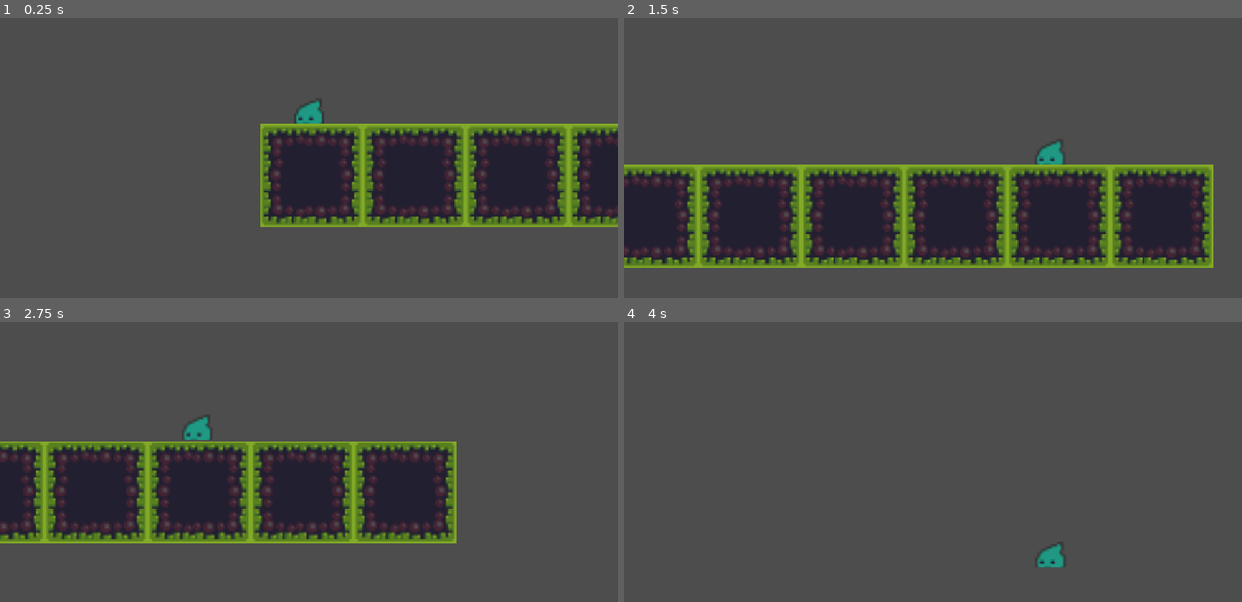
Above: before the commit, frames 1-4 (two rows, left to right).
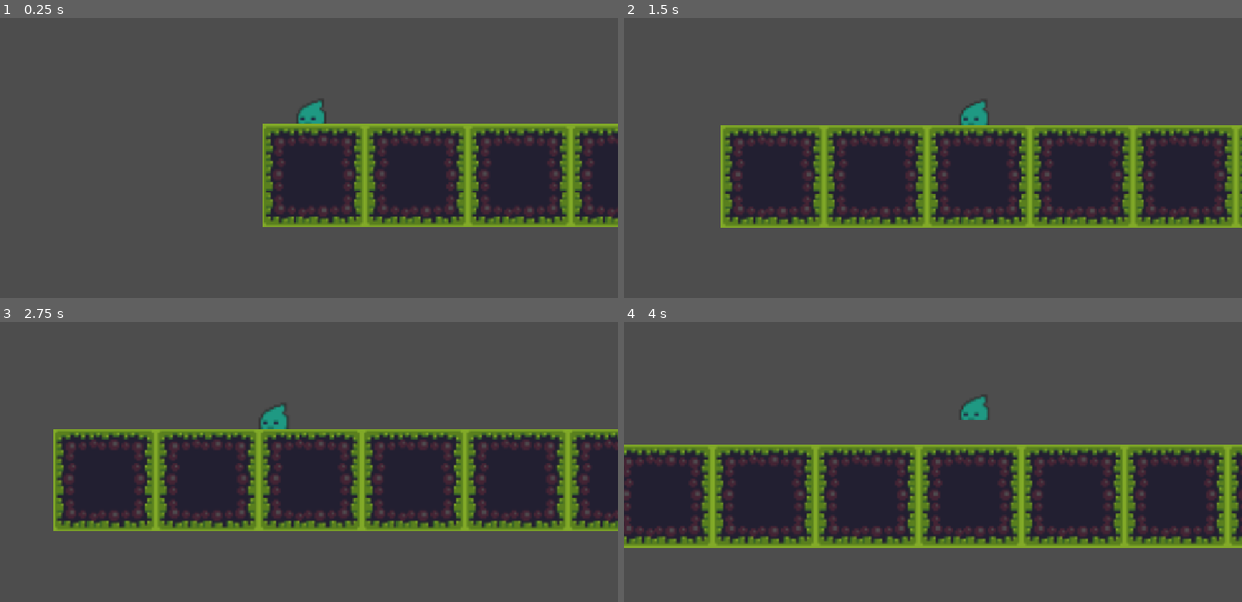
Above: after the commit, the same moments.

Repository: whatEclipse/REsurgence-THrow
Game: Godot game, scene res://scenes/game.tscn
The game is run twice, just before and just after one commit, with the same random seed, the same clock (stepped at 60 frames per second) and the same inputs. Before the commit the project has no main scene; this scene is started directly in both runs.
Inputs:
- Up to frame 1 (0.25 s): no input
- Up to frame 2 (1.5 s): tap Enter (ui_accept) at 0.5, 0.77 s; hold Right (ui_right) from 0.53 s (still down)
- Up to frame 3 (2.75 s): tap Enter (ui_accept) at 1.52 s; release Right (ui_right) at 2.03 s; hold Left (ui_left) from 2.03 s (still down)
- Up to frame 4 (4 s): release Left (ui_left) at 2.78 s; hold Right (ui_right) from 2.78 s (still down); tap Enter (ui_accept) at 3.02, 3.77 s

The runs differ from the first frame. In frame 1, 4.0% of the frame differs, in the area x 42-100%, y 29-75%; in frame 2, 41%, in the area x 0-100%, y 29-90%; in frame 3, 29%; in frame 4, 37%.

Commit message:
fixed movement

Diff:
--- /dev/null
+++ b/node_2d.tscn
@@ -0,0 +1,3 @@
+[gd_scene format=3 uid="uid://boelcirtu44gp"]
+
+[node name="Node2D" type="Node2D" unique_id=1574815389]
--- a/project.godot
+++ b/project.godot
@@ -11,6 +11,7 @@
 [application]
 
 config/name="REsurgance THrow"
+run/main_scene="uid://bmdpcb4bq7g2a"
 config/features=PackedStringArray("4.7", "GL Compatibility")
 config/icon="res://icon.svg"
 
--- a/scenes/game.tscn
+++ b/scenes/game.tscn
@@ -1,7 +1,7 @@
 [gd_scene format=3 uid="uid://bmdpcb4bq7g2a"]
 
-[ext_resource type="Texture2D" uid="uid://b6eo2an0blsrw" path="res://REsurgence-THrow/assets/tileset.png" id="1_0rleu"]
-[ext_resource type="PackedScene" uid="uid://kspr25ufuj05" path="res://REsurgence-THrow/scenes/player.tscn" id="2_c7num"]
+[ext_resource type="Texture2D" uid="uid://b6eo2an0blsrw" path="res://assets/tileset.png" id="1_0rleu"]
+[ext_resource type="PackedScene" uid="uid://kspr25ufuj05" path="res://scenes/player.tscn" id="2_c7num"]
 
 [sub_resource type="TileSetAtlasSource" id="TileSetAtlasSource_c7num"]
 texture = ExtResource("1_0rleu")
@@ -135,5 +135,6 @@
 position = Vector2(23, 16)
 
 [node name="Camera2D" type="Camera2D" parent="Player" unique_id=993789746]
+position = Vector2(-1, 0)
 zoom = Vector2(4, 4)
 position_smoothing_enabled = true
--- a/scripts/player.gd
+++ b/scripts/player.gd
@@ -1,14 +1,14 @@
 extends CharacterBody2D
 
 
-const SPEED = 300.0
-const JUMP_VELOCITY = -400.0
+const SPEED = 100.0
+const JUMP_VELOCITY = -150.0
 
 
 func _physics_process(delta: float) -> void:
 	# Add the gravity.
 	if not is_on_floor():
-		velocity += get_gravity() * delta
+		velocity += (get_gravity() )* delta
 
 	# Handle jump.
 	if Input.is_action_just_pressed("ui_accept") and is_on_floor():
